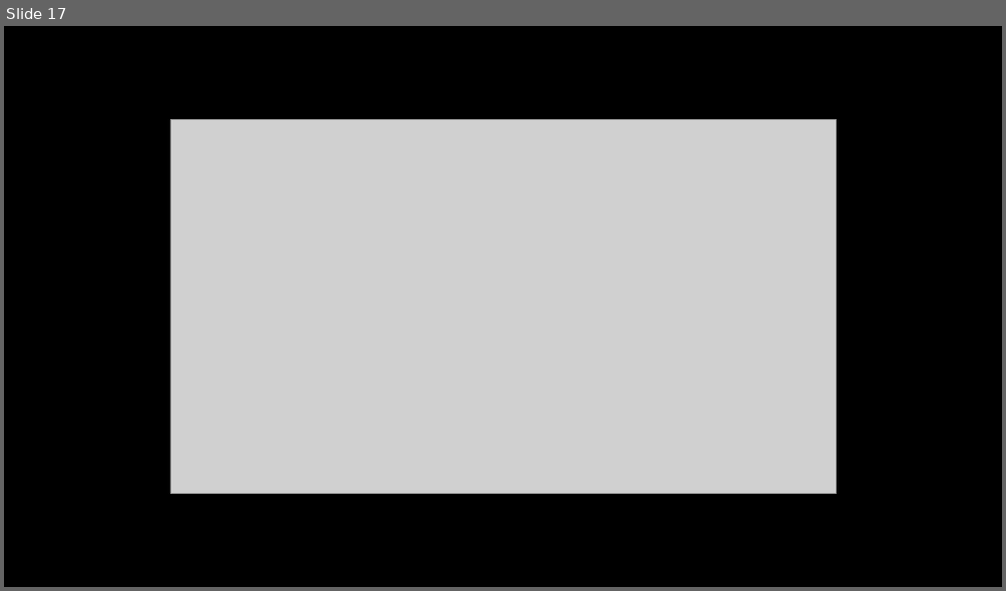
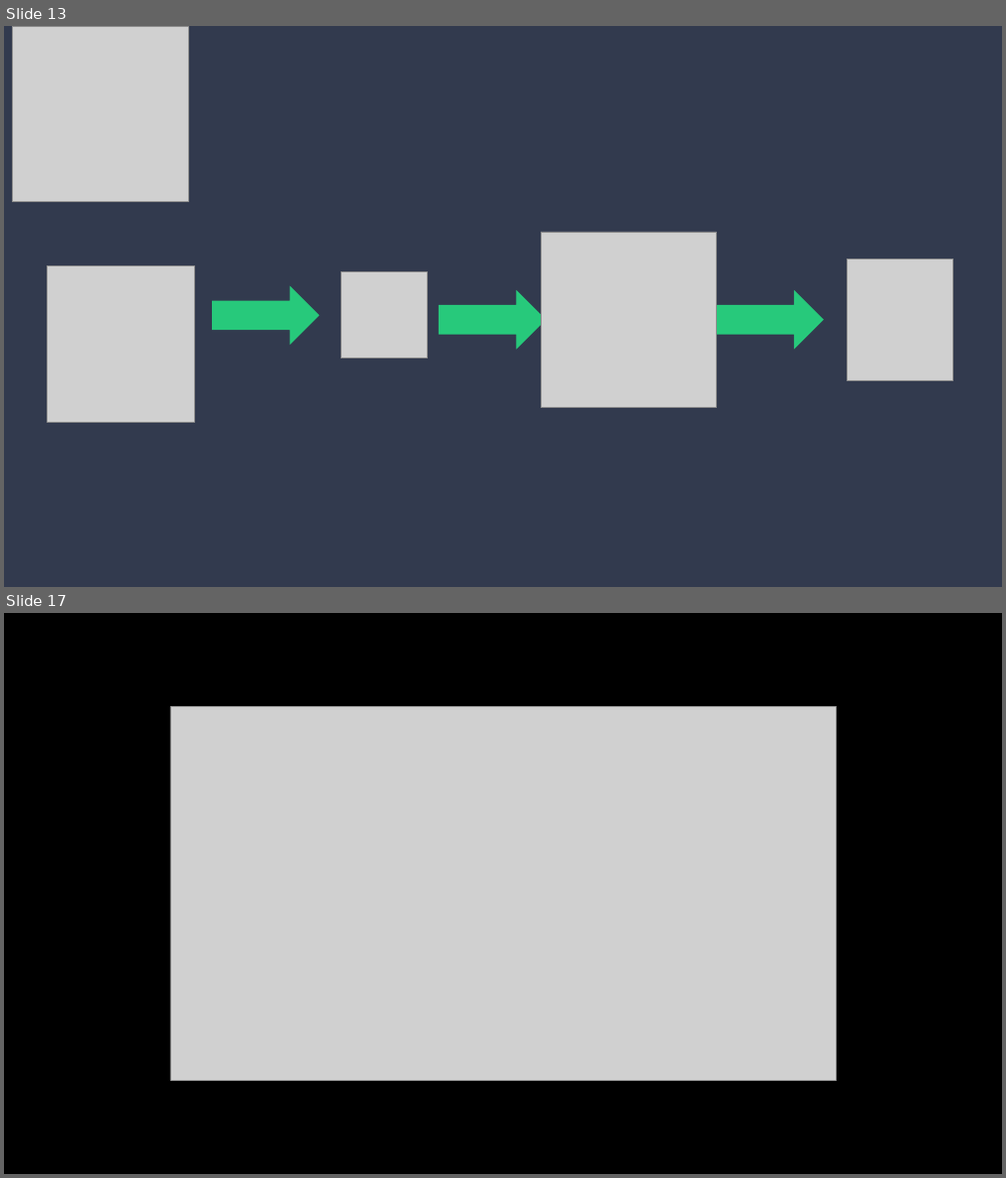
Before and after one commit to ITForumHungary/ITForum2016-DevOps, a slide deck: IT_Forum_Budapest-DCOS.pptx. Shown one above the other, each under a label of ours: slide 17 before the commit, slides 13 and 17 after it; the slides between them are not shown. The pictures are 1006x591 and 1006x1178 pixels, drawn with LibreOffice and Linux fonts; fonts in the diff are those of the drawing; grey boxes stand for pictures. Boxes give left, top, right and bottom in pixels: in the first picture for what was removed or moved away, otherwise in the second. Text is boxed around its words. In the diff, an @@ line names an element or a change of style, - is before the commit and + after.

```diff
--- a/IT_Forum_Budapest-DCOS.pptx
+++ b/IT_Forum_Budapest-DCOS.pptx
@@ slide 13 added at [4,26,1002,587], background #323A4E @@
@@ picture added at [12,26,188,202] @@
@@ picture added at [541,232,717,408] @@
@@ picture added at [846,259,953,380] @@
@@ picture added at [48,266,195,422] @@
@@ right arrow added at [213,287,319,344], fill #27C97B, outline #27C97B 1 pt @@
@@ picture added at [341,273,427,359] @@
@@ right arrow added at [439,291,546,349], fill #27C97B, outline #27C97B 1 pt @@
@@ right arrow added at [717,291,823,349], fill #27C97B, outline #27C97B 1 pt @@
```
Also in this commit, not shown: 8 slides changed, 7 other slides added, 8 slides removed.
